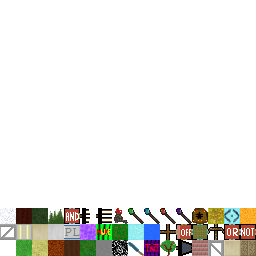
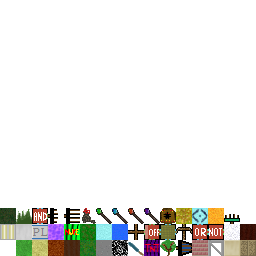
Layers edited between the first and the second 256 × 256 image:
removed layer "Pasted Layer" over [left=240, top=208, right=256, bottom=224]
painted on "ItemTextures.png" over [left=0, top=208, right=256, bottom=240]
